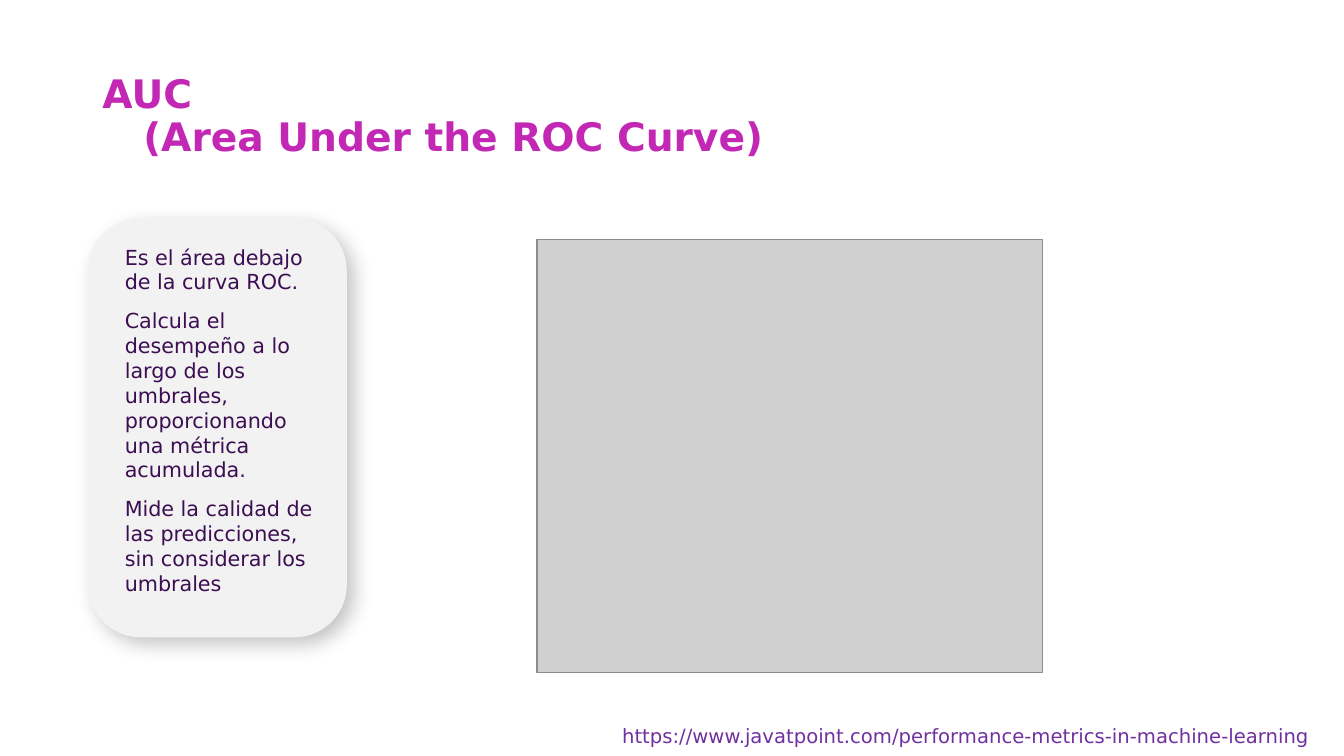
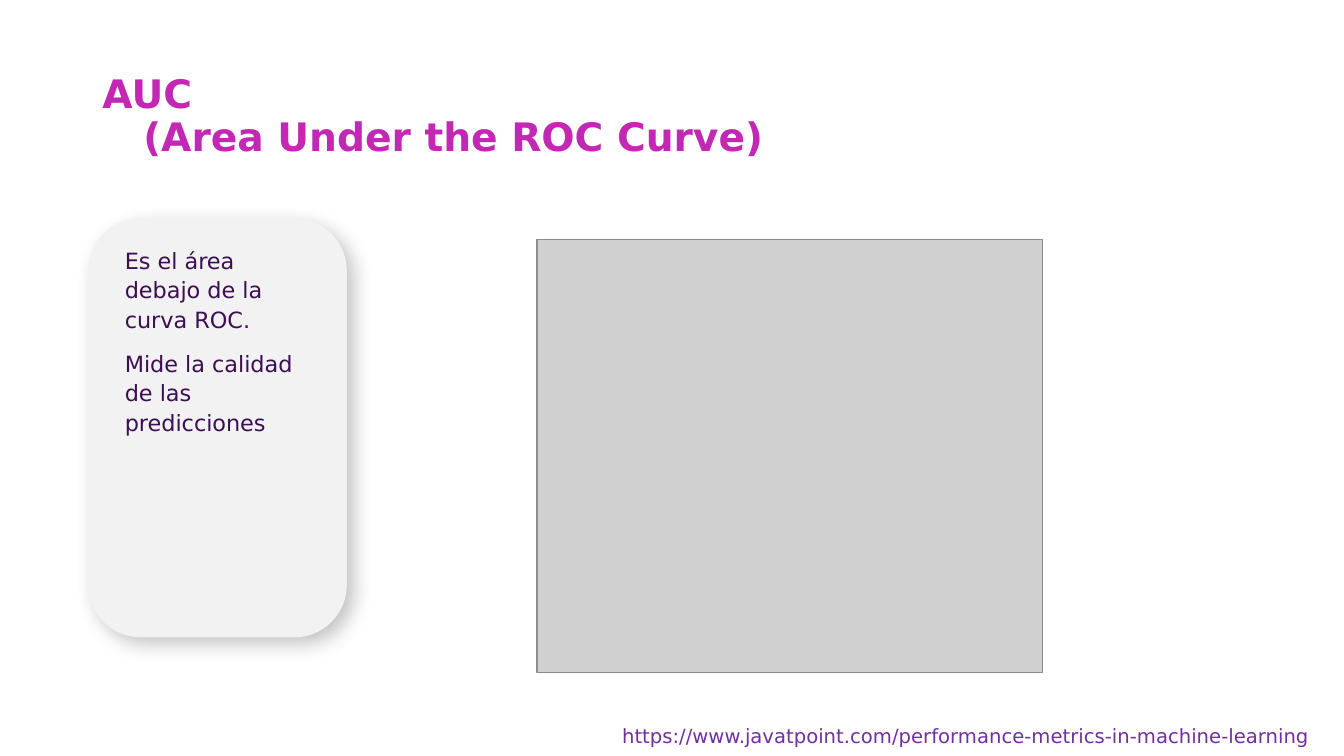
Before and after one commit to csameshiman/Axity_Curso_ML_2023, a slide deck: slide 21 of Diapositivas/Parte 03.Clasificación/03_01_Logistic_Regression.pptx (slide 24 before the commit). Drawn at 1344x756 pixels with LibreOffice and Linux fonts; fonts in the diff are those of the drawing; grey boxes stand for pictures; background and template pictures are left out. Boxes give left, top, right and bottom in pixels: in the first picture for what was removed or moved away, otherwise in the second. Text is boxed around its words. In the diff, an @@ line names an element or a change of style, - is before the commit and + after.

```diff
--- a/Diapositivas/Parte 03.Clasificación/03_01_Logistic_Regression.pptx
+++ b/Diapositivas/Parte 03.Clasificación/03_01_Logistic_Regression.pptx
@@ text at [125,251,262,329]: size 14.8 to 16 pt in "Es el área debajo de la curva ..."; line spacing 1 to 1.1 @@
@@ text at [125,355,292,436]: text changed; size 14.8 to 16 pt @@
-Calcula el desempeño a lo largo de los umbrales, proporcionando una métrica acumulada.
-Mide la calidad de las predicciones, sin considerar los umbrales
+Mide la calidad de las predicciones
```
Also in this commit, not shown: 8 other slides changed, 1 slide added, 4 slides removed.
